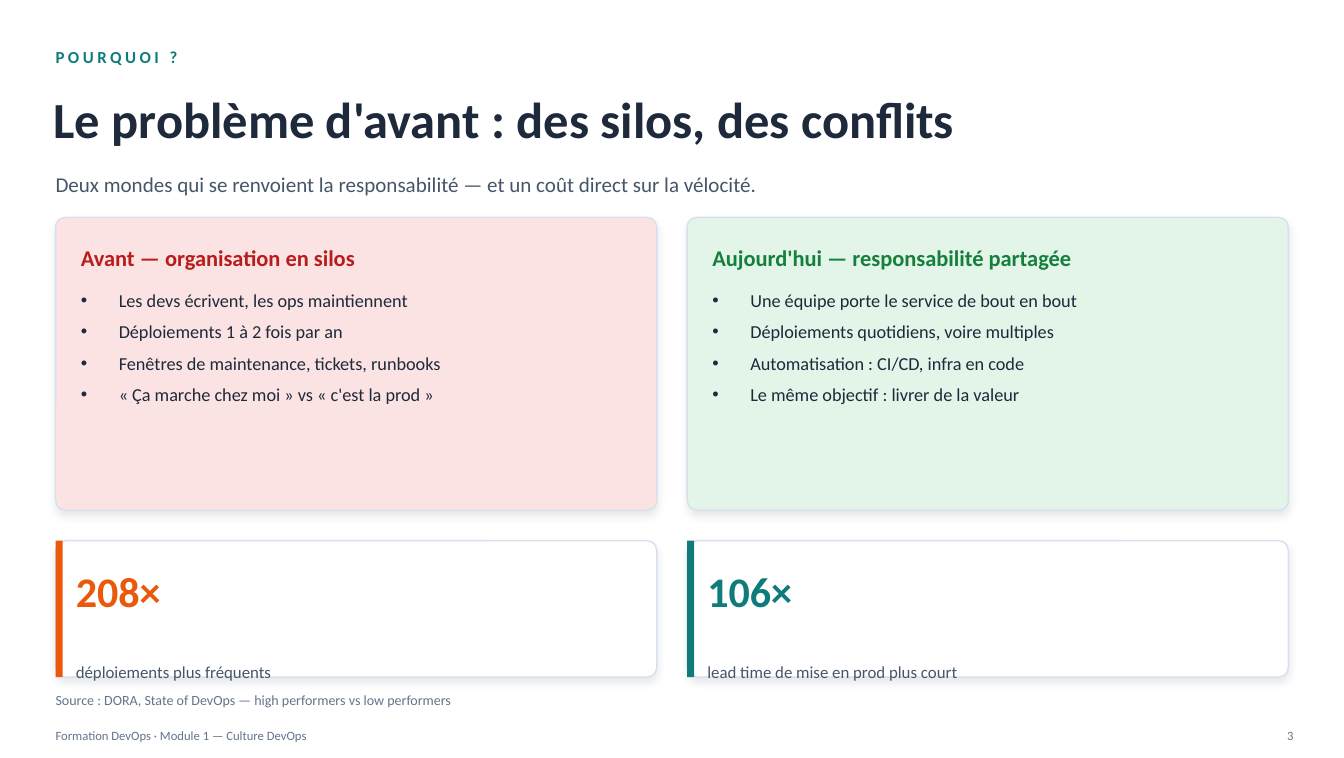
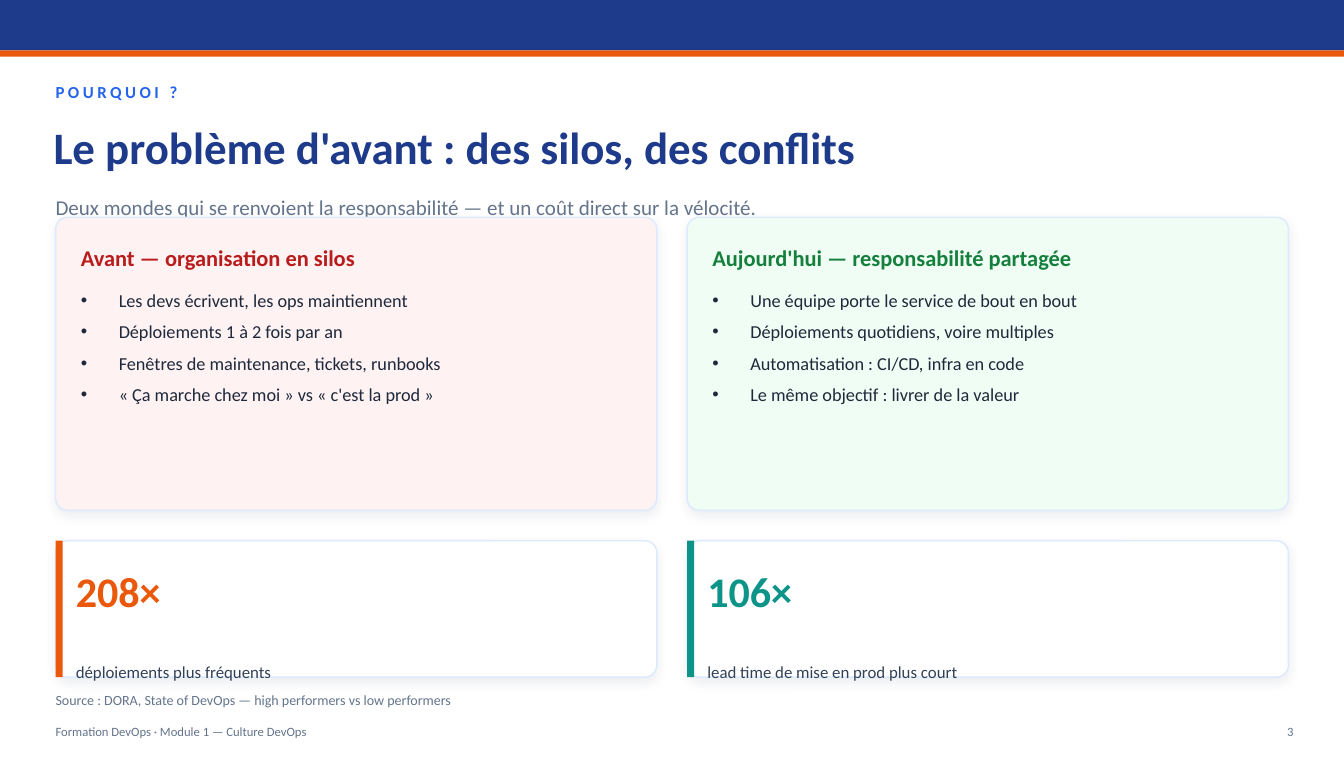
Before and after one commit to TopheC/Formation-DevOps, a slide deck: slide 3 of module-01-culture-devops/Formation-DevOps-Module-01-Culture.pptx. Drawn at 1344x758 pixels with LibreOffice and Linux fonts; fonts in the diff are those of the drawing. Boxes give left, top, right and bottom in pixels: in the first picture for what was removed or moved away, otherwise in the second. Text is boxed around its words. In the diff, an @@ line names an element or a change of style, - is before the commit and + after.

Commit message:
Module 1 : refonte thème Enterprise Blue (bandeau bleu/orange, correction contraste slides dark)

```diff
--- a/module-01-culture-devops/Formation-DevOps-Module-01-Culture.pptx
+++ b/module-01-culture-devops/Formation-DevOps-Module-01-Culture.pptx
@@ rectangle added at box(0, 0, 1344, 51), fill #1E3A8A @@
@@ rectangle added at box(0, 51, 1344, 57), fill #EA580C @@
@@ text "POURQUOI ?": place and size @@
-text "POURQUOI ?" at box(56, 52, 159, 65)
+text "POURQUOI ?" at box(56, 87, 159, 100)
@@ text "POURQUOI ?" at box(56, 87, 159, 100): text colour #0E7C7B to #2563EB @@
@@ text "Le problème d'avant : des ...": place and size @@
-text "Le problème d'avant : des ..." at box(54, 102, 954, 146)
+text "Le problème d'avant : des ..." at box(54, 132, 855, 171)
@@ text "Le problème d'avant : des ..." at box(54, 132, 855, 171): size 36 to 32 pt, text colour #1E293B to #1E3A8A @@
@@ text "Deux mondes qui se renvoient ...": place and size @@
-text "Deux mondes qui se renvoient ..." at box(56, 177, 756, 196)
+text "Deux mondes qui se renvoient ..." at box(56, 200, 756, 217)
@@ text "Deux mondes qui se renvoient ..." at box(56, 200, 756, 217): text colour #475569 to #64748B @@
@@ rounded rectangle at box(56, 217, 657, 510): fill #FBE3E3 to #FEF2F2; outline #D8E0EC 1 pt to #DBEAFE 1 pt; shadow changed; proportions changed @@
@@ rounded rectangle at box(687, 217, 1288, 510): fill #E3F4E8 to #F0FDF4; outline #D8E0EC 1 pt to #DBEAFE 1 pt; shadow changed; proportions changed @@
@@ rounded rectangle at box(56, 541, 657, 677): outline #D8E0EC 1 pt to #DBEAFE 1 pt; shadow changed; proportions changed @@
@@ rounded rectangle at box(687, 541, 1288, 677): outline #D8E0EC 1 pt to #DBEAFE 1 pt; shadow changed; proportions changed @@
@@ rectangle at box(687, 541, 694, 677): fill #0E7C7B to #0D9488 @@
@@ text "106×" at box(707, 578, 792, 608): text colour #0E7C7B to #0D9488 @@
@@ text "déploiements plus fréquents" at box(76, 666, 271, 681): text colour #475569 to #334155 @@
@@ text "lead time de mise en ..." at box(707, 666, 957, 681): text colour #475569 to #334155 @@
@@ text "Formation DevOps · Module 1 ...": place and size @@
-text "Formation DevOps · Module 1 ..." at box(56, 731, 307, 742)
+text "Formation DevOps · Module 1 ..." at box(56, 727, 307, 738)
@@ text "3": place and size @@
-text "3" at box(1287, 732, 1293, 740)
+text "3" at box(1287, 728, 1293, 736)
```
Also in this commit, not shown: 17 other slides changed.
